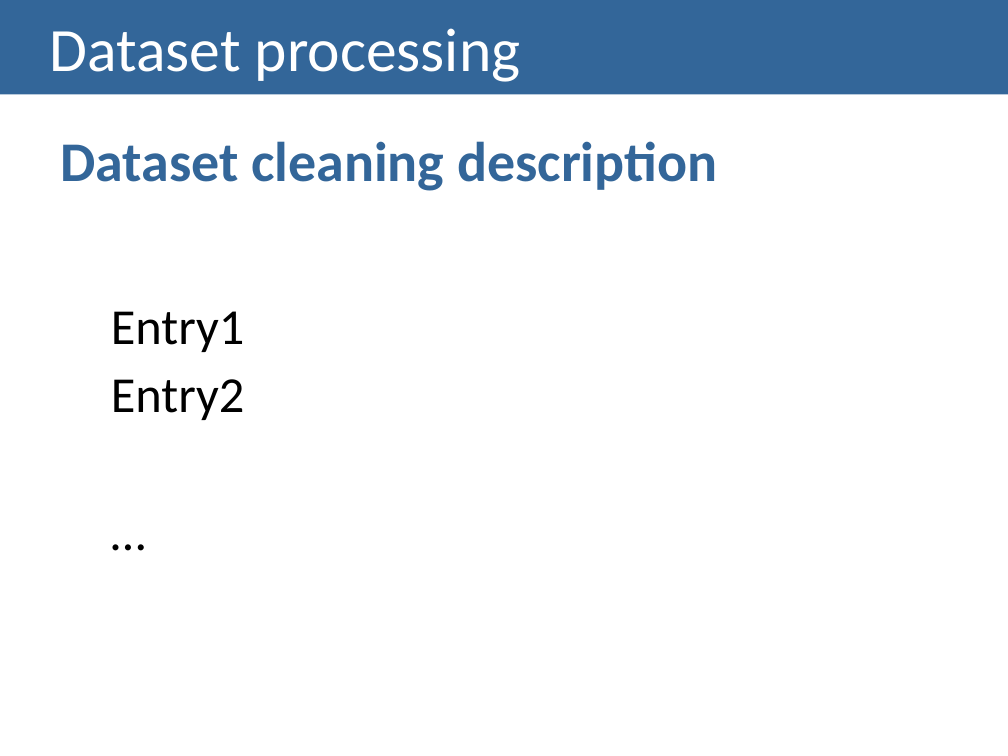
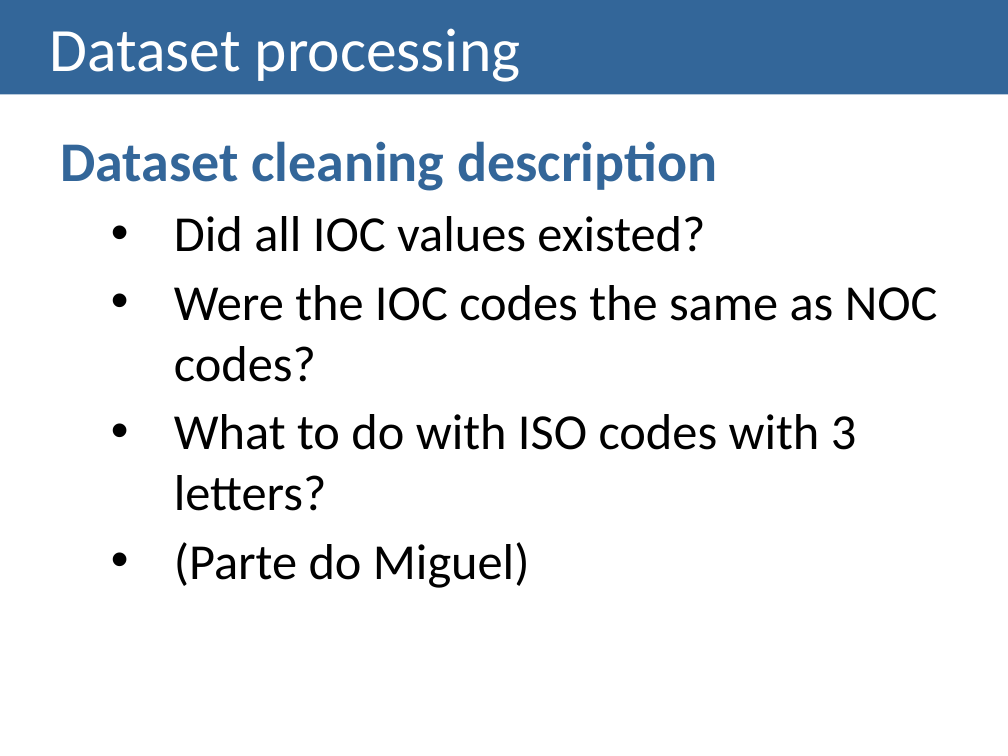
Before and after one commit to carboned4/V_I_2015_1, a slide deck: slide 22 of checkpoint2/G01A - Checkpoint2 Presentation.pptx. Drawn at 1008x756 pixels with LibreOffice and Linux fonts; fonts in the diff are those of the drawing. Boxes give left, top, right and bottom in pixels: in the first picture for what was removed or moved away, otherwise in the second. Text is boxed around its words. In the diff, an @@ line names an element or a change of style, - is before the commit and + after.

```diff
--- a/checkpoint2/G01A - Checkpoint2 Presentation.pptx
+++ b/checkpoint2/G01A - Checkpoint2 Presentation.pptx
@@ text at (174,216,938,588): text changed @@
-  Entry1
-  Entry2
-  …
+  • Did all IOC values existed?
+  • Were the IOC codes the same as NOC codes?
+  • What to do with ISO codes with 3 letters?
+  • (Parte do Miguel)
```
Also in this commit, not shown: 1 other slide changed, 9 slides added, 1 slide removed.
